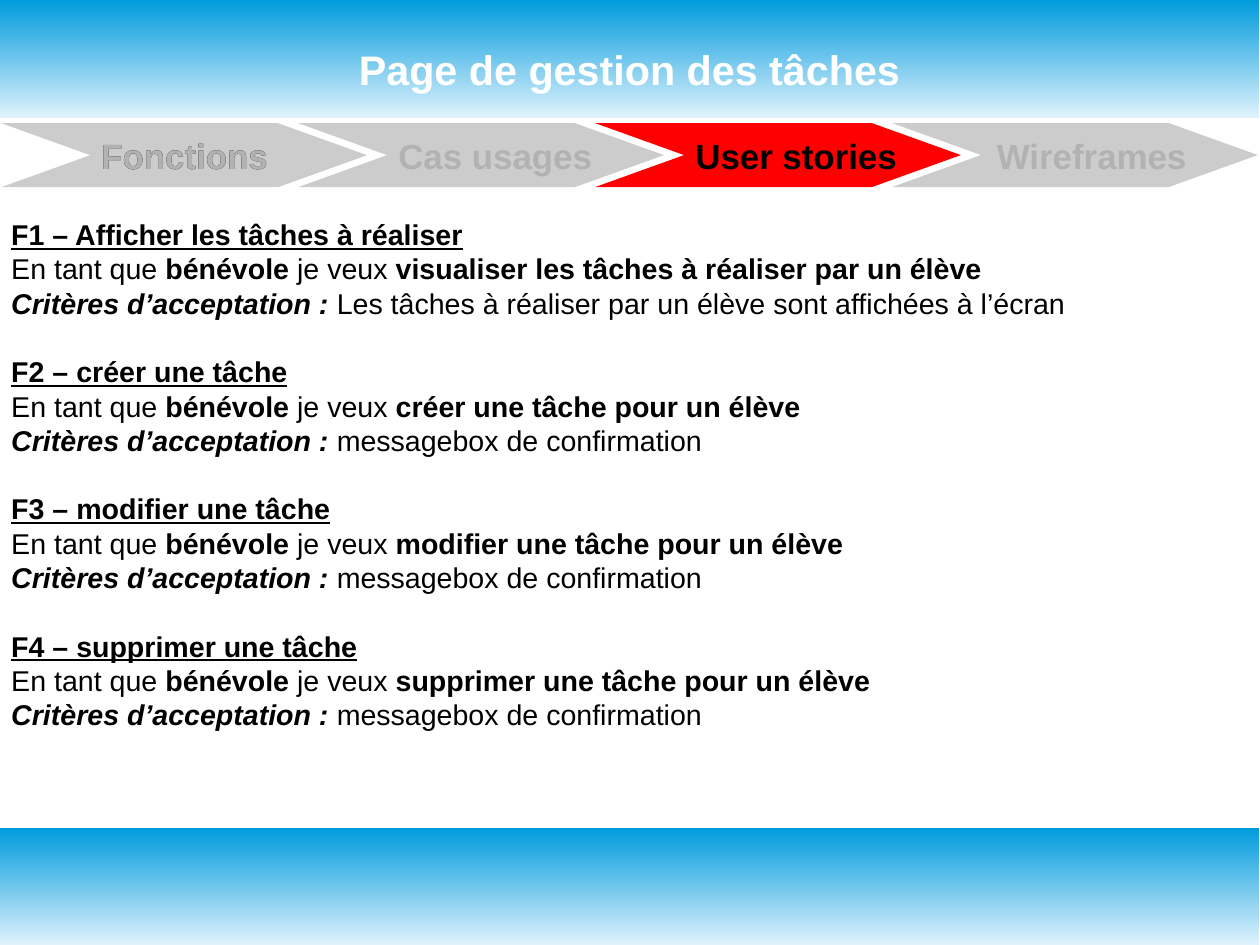
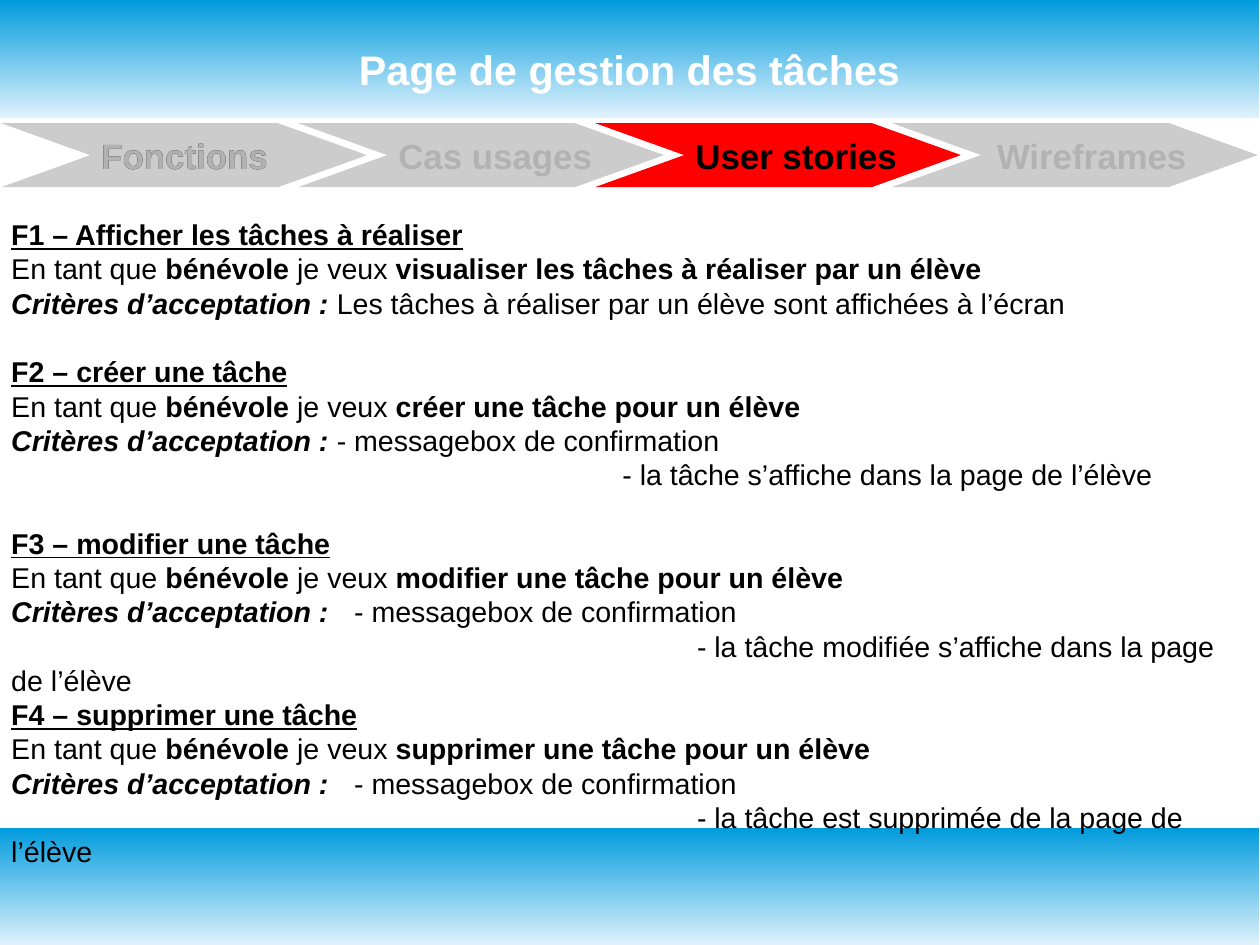
Before and after one commit to oliviersamin/P3_DesignezApplicationPythonAdapt-eBesoinsClient, a slide deck: slide 27 of P3_documentTravail.odp (slide 26 before the commit). Drawn at 1260x945 pixels with LibreOffice and Linux fonts; fonts in the diff are those of the drawing. Boxes give left, top, right and bottom in pixels: in the first picture for what was removed or moved away, otherwise in the second. Text is boxed around its words. In the diff, an @@ line names an element or a change of style, - is before the commit and + after.

```diff
--- a/P3_documentTravail.odp
+++ b/P3_documentTravail.odp
@@ text at [11, 430, 1152, 491]: text changed @@
-Critères d’acceptation : messagebox de confirmation
+Critères d’acceptation : - messagebox de confirmation
+- la tâche s’affiche dans la page de l’élève
@@ text at [11, 601, 1214, 692]: text changed @@
-Critères d’acceptation : messagebox de confirmation
+Critères d’acceptation : - messagebox de confirmation
+- la tâche modifiée s’affiche dans la page de l’élève
@@ text at [11, 773, 1183, 834]: text changed @@
-Critères d’acceptation : messagebox de confirmation
+Critères d’acceptation : - messagebox de confirmation
+- la tâche est supprimée de la page de l’élève
```
Also in this commit, not shown: 6 other slides changed, 1 slide added, 1 other file.
